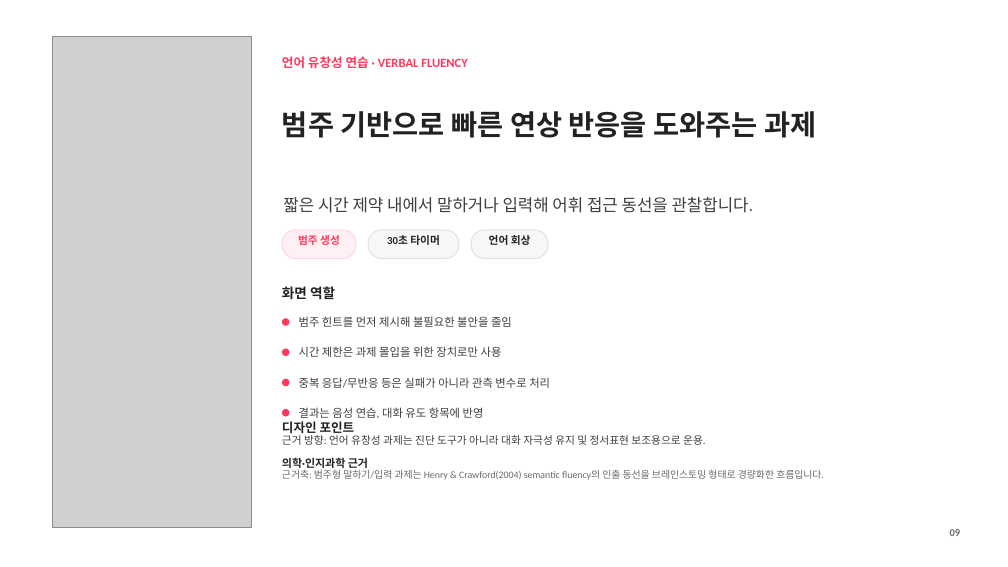
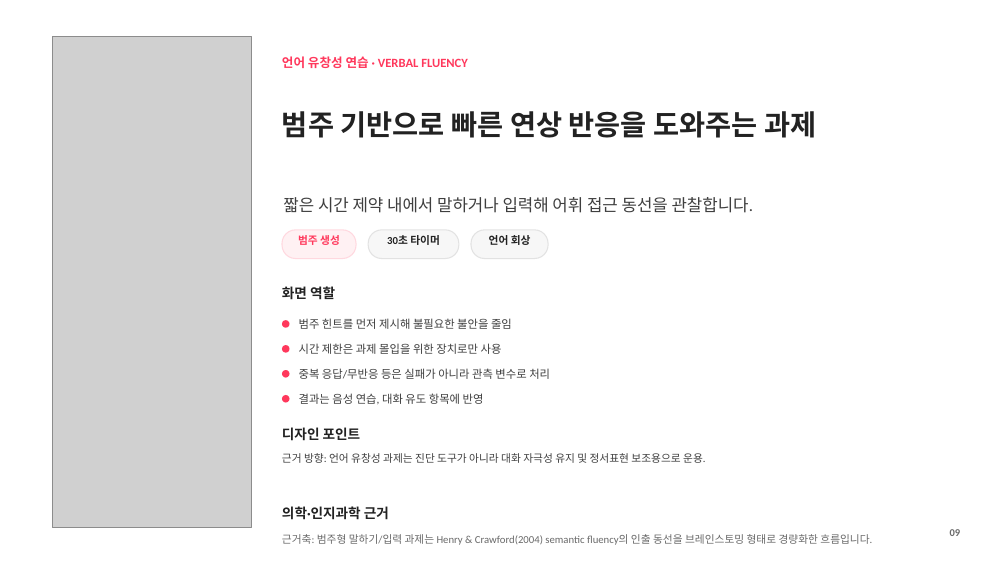
Before and after one commit to hyunjun1121/saerok-memory, a slide deck: slide 9 of 피우다프로젝트/application_assets/mobile_scene_capture_all_language/app_screen_slides_source/output/app_screen_slides.pptx. Drawn at 1008x567 pixels with LibreOffice and Linux fonts; fonts in the diff are those of the drawing; grey boxes stand for pictures. Boxes give left, top, right and bottom in pixels: in the first picture for what was removed or moved away, otherwise in the second. Text is boxed around its words. In the diff, an @@ line names an element or a change of style, - is before the commit and + after.

Commit message:
chore(slides): adjust section spacing and subtitle-body rhythm

```diff
--- a/피우다프로젝트/application_assets/mobile_scene_capture_all_language/app_screen_slides_source/output/app_screen_slides.pptx
+++ b/피우다프로젝트/application_assets/mobile_scene_capture_all_language/app_screen_slides_source/output/app_screen_slides.pptx
@@ ellipse: place and size @@
-ellipse at (282, 379, 290, 386)
+ellipse at (282, 370, 290, 377)
@@ text "중복 응답/무반응 등은 실패가 아니라 ...": place and size @@
-text "중복 응답/무반응 등은 실패가 아니라 ..." at (299, 377, 550, 388)
+text "중복 응답/무반응 등은 실패가 아니라 ..." at (299, 368, 550, 379)
@@ text "결과는 음성 연습, 대화 유도 ...": place and size @@
-text "결과는 음성 연습, 대화 유도 ..." at (299, 407, 484, 418)
+text "결과는 음성 연습, 대화 유도 ..." at (299, 393, 484, 404)
@@ ellipse: place and size @@
-ellipse at (282, 409, 290, 417)
+ellipse at (282, 395, 290, 402)
@@ text "디자인 포인트" at (282, 427, 361, 441): size 12 to 13 pt @@
@@ text "근거 방향: 언어 유창성 과제는 ...": place and size @@
-text "근거 방향: 언어 유창성 과제는 ..." at (282, 435, 705, 445)
+text "근거 방향: 언어 유창성 과제는 ..." at (282, 453, 705, 463)
@@ text "의학·인지과학 근거": place and size @@
-text "의학·인지과학 근거" at (282, 457, 368, 468)
+text "의학·인지과학 근거" at (282, 506, 389, 520)
@@ text "의학·인지과학 근거" at (282, 506, 389, 520): size 10.5 to 13 pt @@
@@ text "근거축: 범주형 말하기/입력 과제는 Henry ...": place and size @@
-text "근거축: 범주형 말하기/입력 과제는 Henry ..." at (282, 470, 823, 480)
+text "근거축: 범주형 말하기/입력 과제는 Henry ..." at (282, 534, 872, 545)
@@ text "근거축: 범주형 말하기/입력 과제는 Henry ..." at (282, 534, 872, 545): size 9.4 to 10.2 pt @@
```
Also in this commit, not shown: 23 other slides changed, 1 other file.
